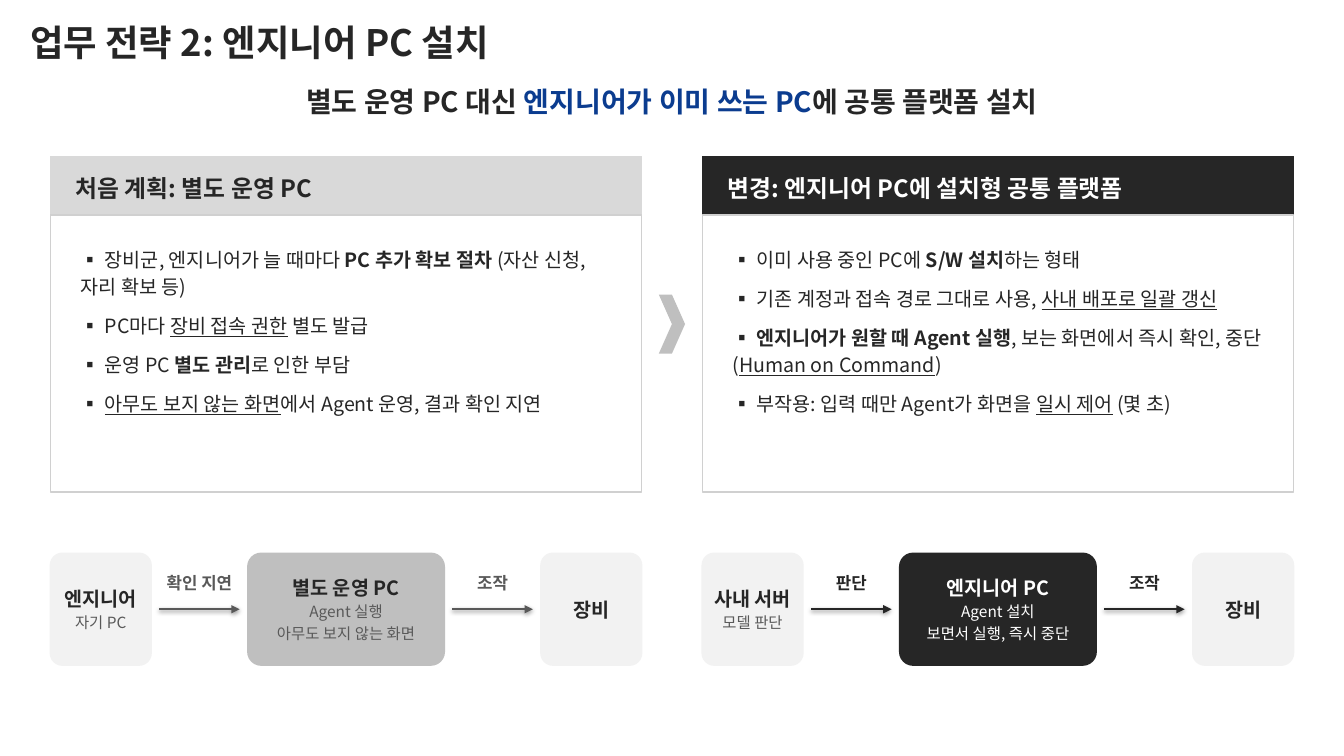
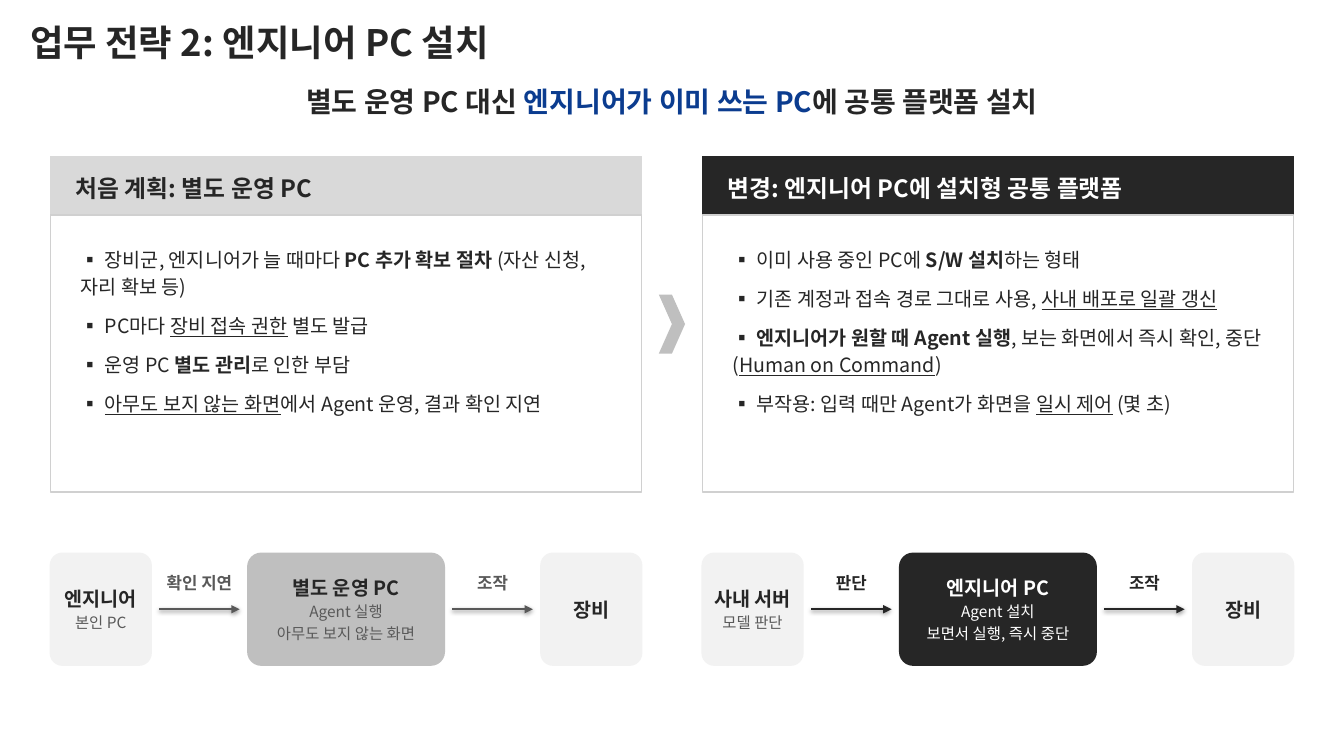
Before and after one commit to DarrenKoi/pm_notes, a slide deck: slide 5 of my-task/arc-tf/deliverables/arc-tf-proposal.pptx. Drawn at 1344x756 pixels with LibreOffice and Linux fonts; fonts in the diff are those of the drawing. Boxes give left, top, right and bottom in pixels: in the first picture for what was removed or moved away, otherwise in the second. Text is boxed around its words. In the diff, an @@ line names an element or a change of style, - is before the commit and + after.

```diff
--- a/my-task/arc-tf/deliverables/arc-tf-proposal.pptx
+++ b/my-task/arc-tf/deliverables/arc-tf-proposal.pptx
@@ text at [75,615,127,629]: text changed @@
-자기 PC
+본인 PC
```
Also in this commit, not shown: 7 other files.
